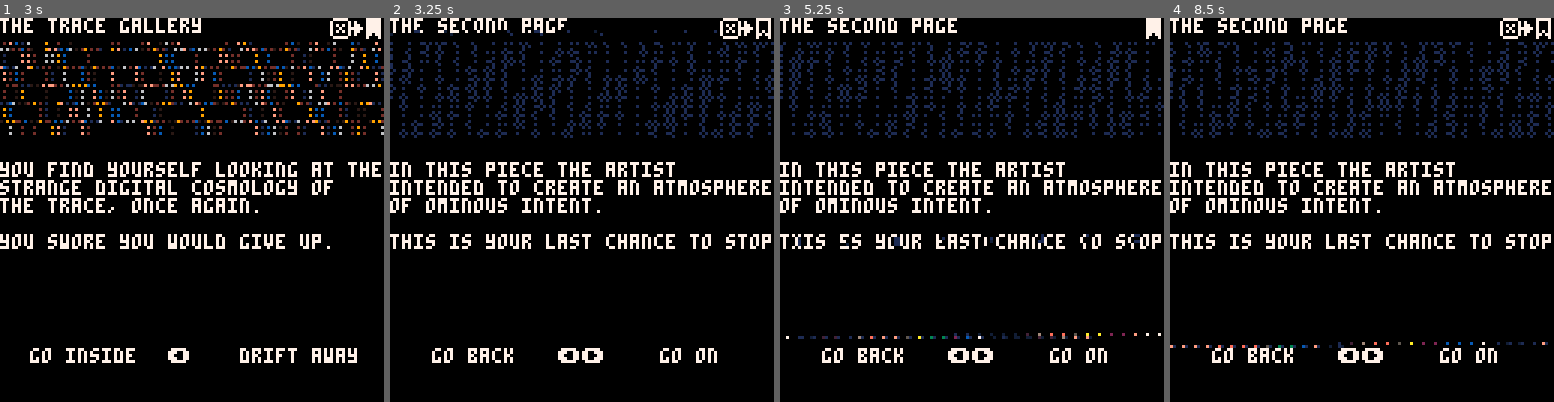
Above: before the commit, frames 1-4 (left to right).
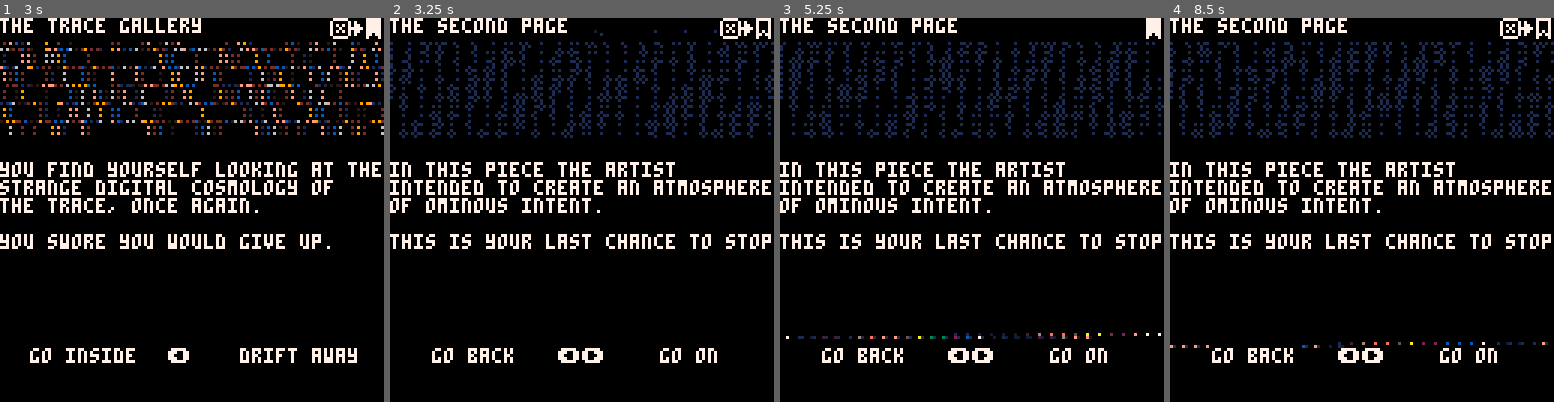
Above: after the commit, the same moments.

Repository: aebrer/pico8_carts
Game: PICO-8 cartridge games/the_trace/the_trace.p8
Same seed, same stepped clock (60 frames per second), same inputs: the game is played once before the commit and once after it.
Inputs:
- Up to frame 1 (3 s): tap X (X key) at 0.33, 1.07, 1.85, 2.97 s; tap O (Z key) at 0.7, 1.7, 2.1, 2.5, 2.9 s; hold Right 1.6-2.1 s; hold Up 2.15-2.42 s; hold Right from 2.47 s (still down)
- Up to frame 2 (3.25 s): release Right at 3.03 s; hold Left from 3.08 s (still down)
- Up to frame 3 (5.25 s): tap O (Z key) every 0.4 s from 3.3 to 4.9 s; release Left at 3.58 s; hold Down 3.63-3.97 s; hold Right 4.02-4.68 s; tap X (X key) at 4.08, 5.2 s; hold Up 4.73-5.03 s; hold Left from 5.08 s (still down)
- Up to frame 4 (8.5 s): tap O (Z key) every 0.4 s from 5.3 to 8.1 s; release Left at 5.68 s; hold Down 5.73-6.03 s; hold Right 6.08-6.58 s; tap X (X key) at 6.32, 7.43 s; hold Right 6.63-7.13 s; hold Up 7.18-7.45 s; hold Right 7.5-8.07 s; hold Left from 8.12 s (still down)

Frame 1 is identical in both runs. In frame 2, 0.1% of the frame differs, in the area x 0-47%, y 3-5%; in frame 3, 0.3%, in the area x 3-94%, y 56-60%; in frame 4, less than 0.1%.

Commit message:
more legible text and UI

Diff:
--- a/games/the_trace/the_trace.p8
+++ b/games/the_trace/the_trace.p8
@@ -231,16 +231,15 @@
 function _draw()
 
  if(curr_page.i)curr_page:dis_logo()
+ if(curr_page.vfx)curr_page:vfx()
+ if(bkmk and bkmk.vfx)bkmk:vfx()
+ if(bkmk)spr(2,120,0)
+ if(curr_page==bkmk)spr(1,120,0)
+ if(cursed)glitch()tear(lib[title])
+
  curr_page:dis_title()
  curr_page:dis_text()
  curr_page:dis_choices()
-
- if(curr_page.vfx)curr_page:vfx()
- if(bkmk and bkmk.vfx)bkmk:vfx()
-
- if(bkmk)spr(2,120,0)
- if(curr_page==bkmk)spr(1,120,0)
- if(cursed)glitch()tear(lib[title])
 
  -- debug
  for i=1,#debug do
